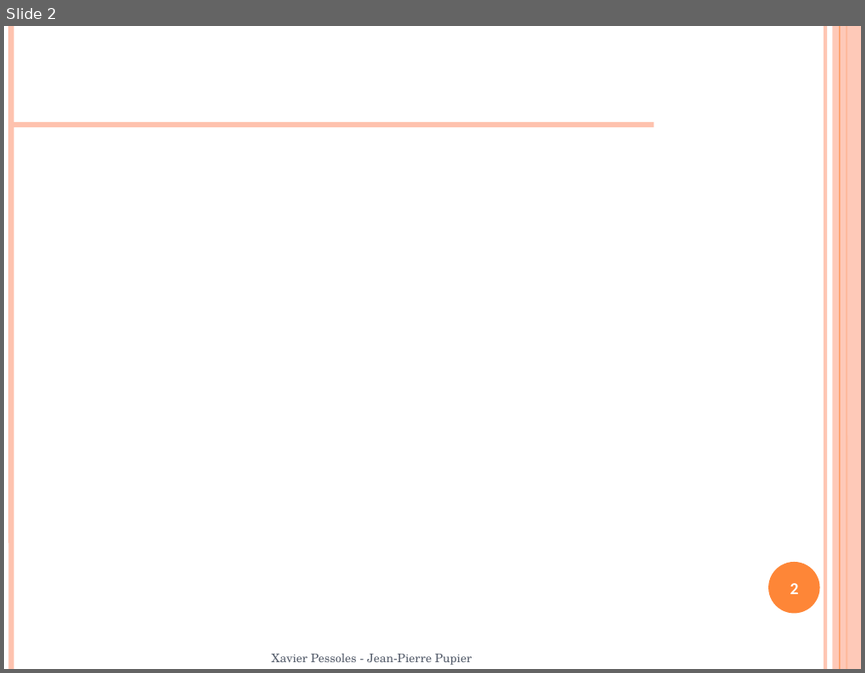
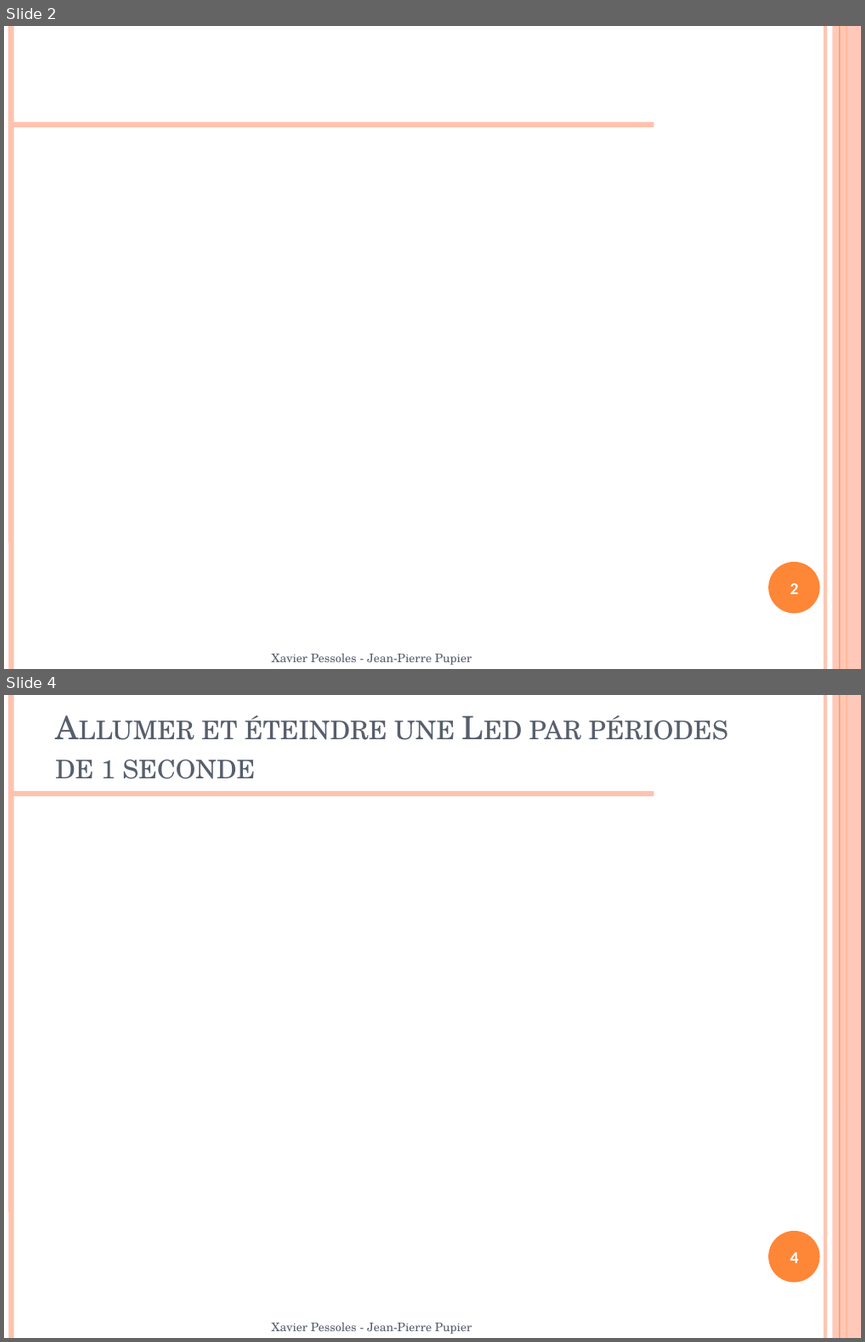
Before and after one commit to xpessoles/TP_Documents, a slide deck: Arduino/Documentation_Arduino.pptx. Shown one above the other, each under a label of ours: slide 2 before the commit, slides 2 and 4 after it; the slides between them are not shown. The pictures are 865x673 and 865x1342 pixels, drawn with LibreOffice and Linux fonts; fonts in the diff are those of the drawing; background and template pictures are left out. Boxes give left, top, right and bottom in pixels: in the first picture for what was removed or moved away, otherwise in the second. Text is boxed around its words. In the diff, an @@ line names an element or a change of style, - is before the commit and + after.

```diff
--- a/Arduino/Documentation_Arduino.pptx
+++ b/Arduino/Documentation_Arduino.pptx
@@ slide 4 added at (4,695,861,1338), background #FFFFFF; not listed: 7 template elements that a slide beside it also shows @@
@@ title added at (55,715,728,779), 27 pt, text #575F6D, small capitals @@
+Allumer et éteindre une Led par périodes de 1 seconde
@@ page number added at (790,1252,799,1263), 14 pt, text #FFFFFF, bold @@
+4
@@ text added at (272,1321,472,1333), 10 pt, text #575F6D @@
+Xavier Pessoles - Jean-Pierre Pupier
```
Also in this commit, not shown: 3 other slides added, 9 other files.
